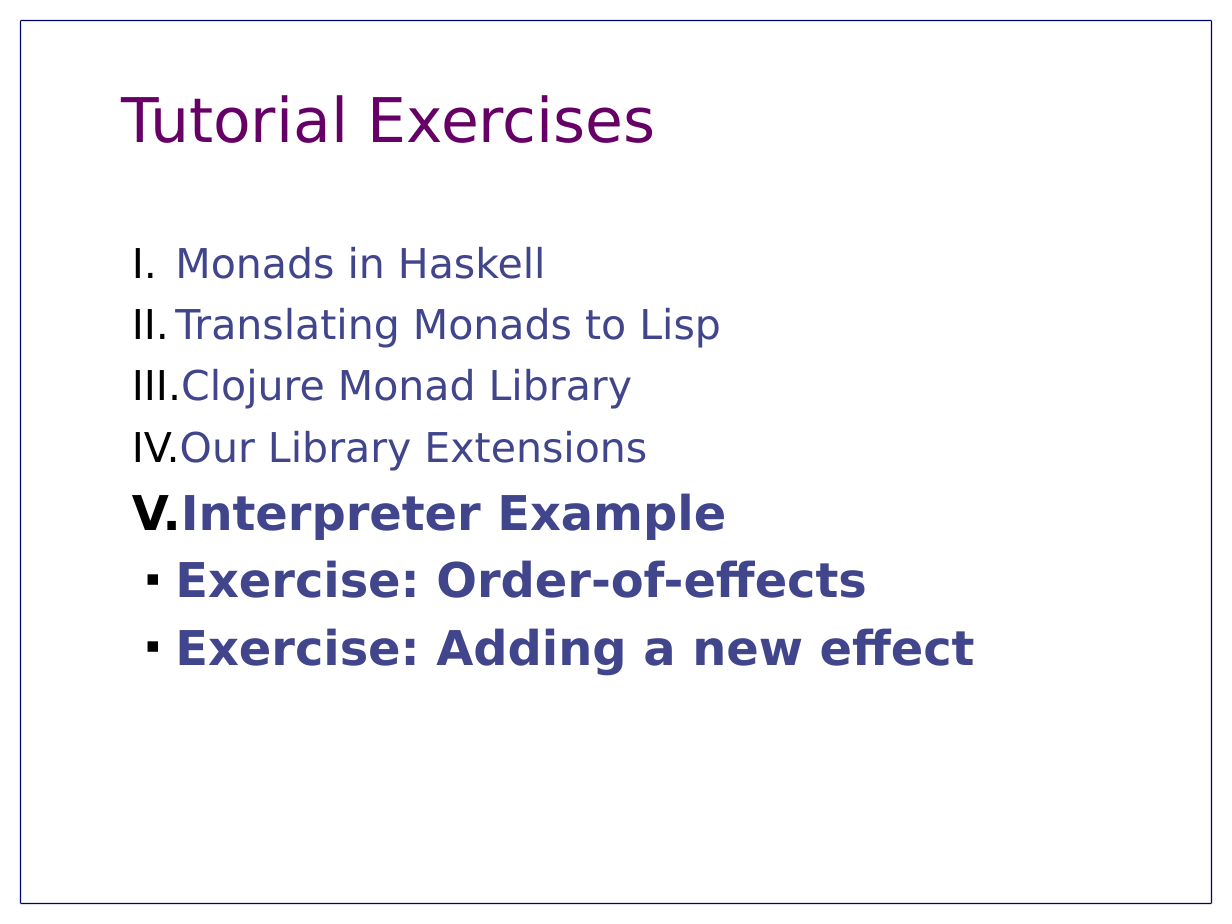
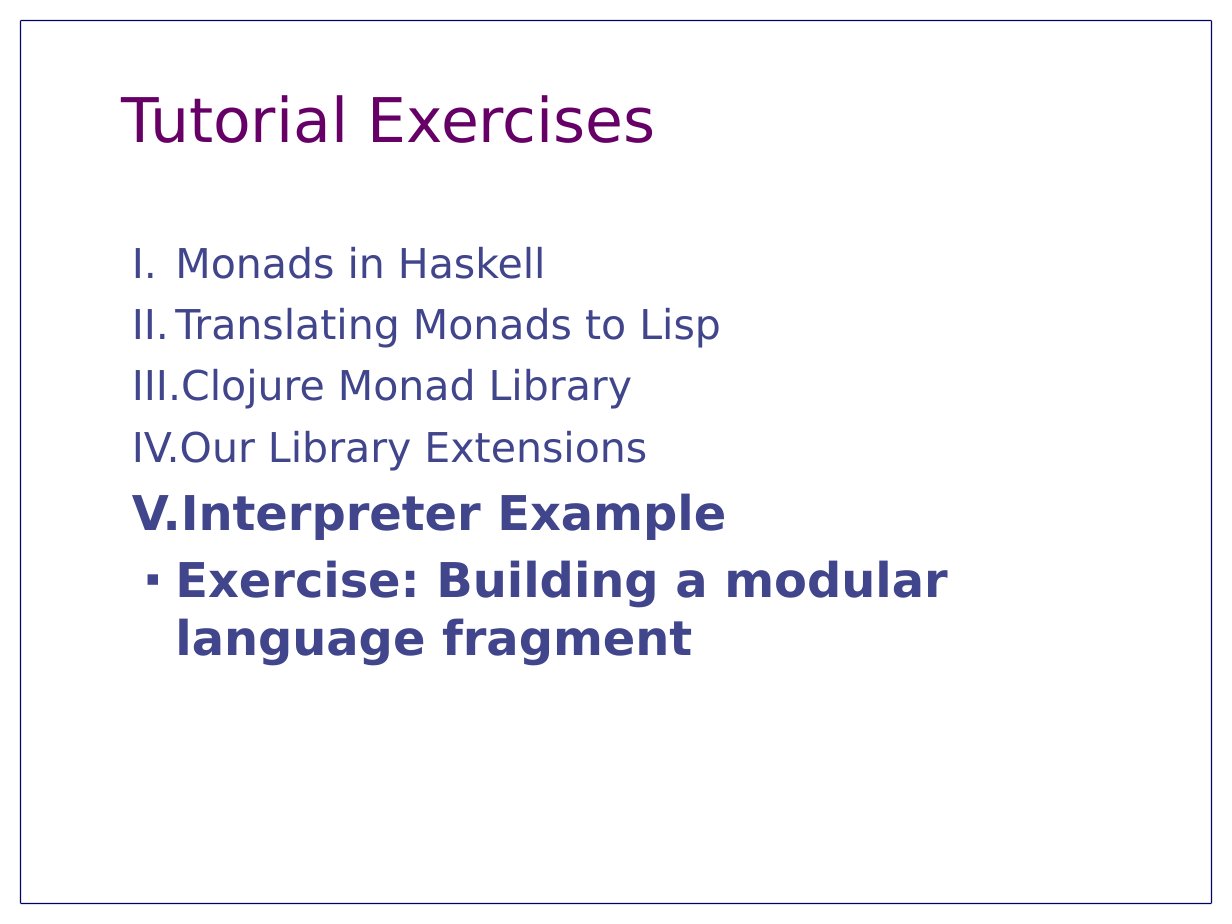
Before and after one commit to jnewbern/monad-tutorial, a slide deck: slide 6 of slides/TutorialOverview.odp (slide 7 before the commit). Drawn at 1232x924 pixels with LibreOffice and Linux fonts; fonts in the diff are those of the drawing. Boxes give left, top, right and bottom in pixels: in the first picture for what was removed or moved away, otherwise in the second. Text is boxed around its words. In the diff, an @@ line names an element or a change of style, - is before the commit and + after.

Commit message:
Polish tutorial slides a little more

```diff
--- a/slides/TutorialOverview.odp
+++ b/slides/TutorialOverview.odp
@@ text at (132, 246, 726, 540): bullet colour #000000 to #40458C @@
@@ text at (175, 560, 947, 666): text changed @@
-  ■ Exercise: Order-of-effects
-  ■ Exercise: Adding a new effect
+  ■ Exercise: Building a modular language fragment
```
Also in this commit, not shown: 4 other slides changed, 3 other files.
